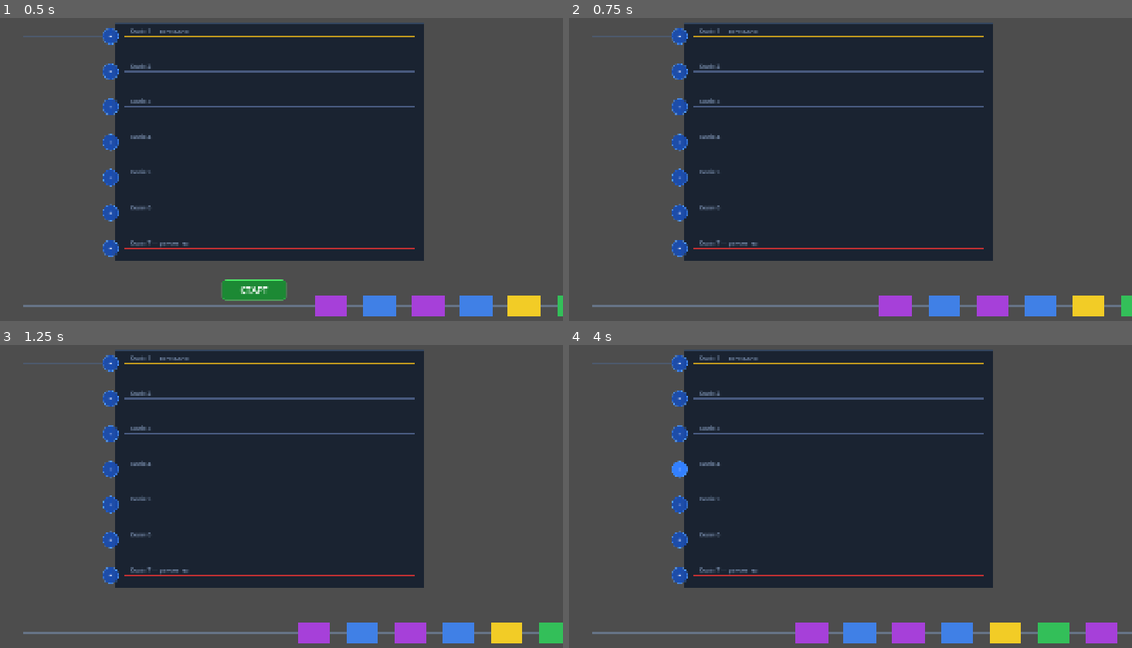
Above: before the commit, frames 1-4 (two rows, left to right).
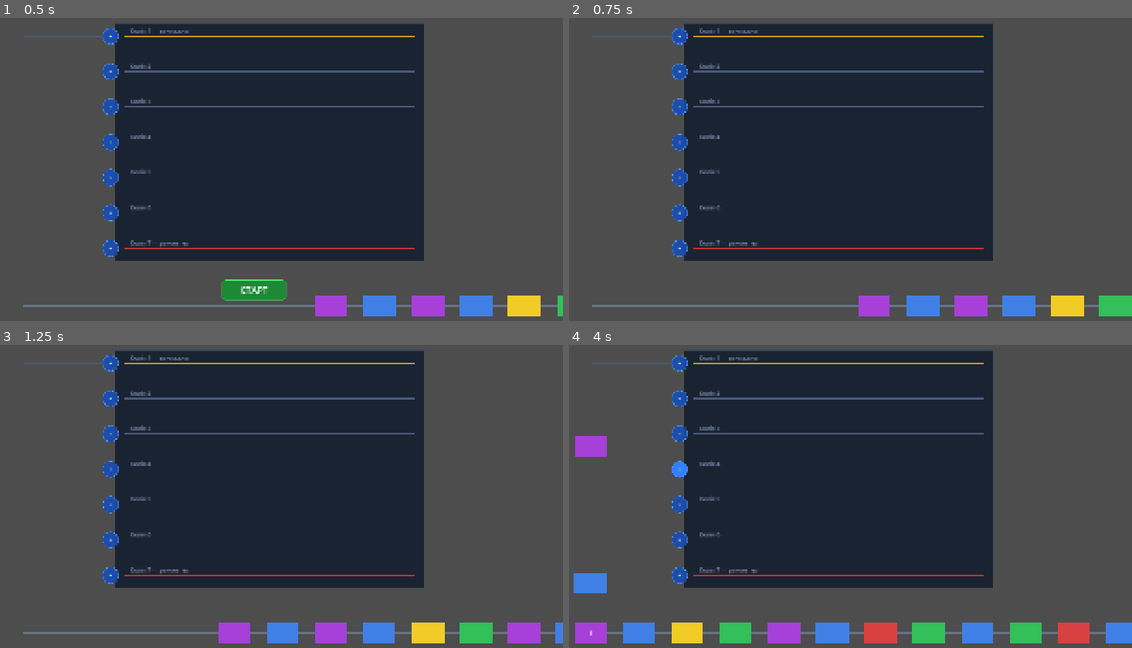
Above: after the commit, the same moments.

Repository: Fenimors99/shunting-game
Game: Godot game, scene res://scenes/GameScreen.tscn
Two runs of this game, one before a commit and one after it. Both use one fixed random seed, a clock stepped at 60 frames per second and the inputs below.
Inputs:
- Up to frame 1 (0.5 s): no input
- Up to frame 2 (0.75 s): click "СТАРТ" at 0.5 s
- Up to frame 3 (1.25 s): no input
- Up to frame 4 (4 s): click "+" at 1.25 s; click "+" at 2 s; click "+" at 2.75 s; click "+" at 3.5 s

Frame 1 is identical in both runs. In frame 2, 2.5% of the frame differs, in the area x 51-99%, y 91-99%; in frame 3, 3.6%; in frame 4, 6.4%, in the area x 0-100%, y 30-99%.

Commit message:
feat: track capacity and wagon placement, unified speed
- Layout: TRACK_CAPACITIES, TRACK_SLOT_SPACING, get_track_capacity(), get_slot_x(), unified SPEED=440
- Station: track state, place_wagon(), get_next_slot(), is_track_full(), disable button on full track
- GameScreen: animate wagon to actual slot, call place_wagon on arrival, block tap on full track
- Queue: use Layout.SPEED instead of local constant

Diff:
--- a/scripts/GameScreen.gd
+++ b/scripts/GameScreen.gd
@@ -1,6 +1,4 @@
 extends Node2D
-
-const ANIM_SPEED := 220.0   # px/сек
 
 @onready var queue:   WagonQueue = $Queue
 @onready var station: Node2D    = $Station
@@ -57,27 +55,24 @@
 # --- Тап на кружечок входу колії ---
 
 func _on_track_entry_tapped(track_index: int) -> void:
-	if queue.is_blocked():
+	if queue.is_blocked() and not station.is_track_full(track_index):
 		queue.resolve_block(track_index)
 
 # --- Анімація вагона: черга → поворот вгору → поворот вправо → колія ---
 
 func _on_wagon_entered_track(wagon: Wagon, track_index: int) -> void:
-	var target_y: float   = station.get_track_y(track_index)
-	var up_time: float    = abs(Layout.QUEUE_Y - target_y) / ANIM_SPEED
-	var right_time: float = abs(Layout.STATION_LEFT - Layout.JUNCTION_X) / ANIM_SPEED
+	var target_y: float  = station.get_track_y(track_index)
+	var target_x: float  = Layout.get_slot_x(station.get_next_slot(track_index))
+	var up_time: float    = abs(Layout.QUEUE_Y - target_y) / Layout.SPEED
+	var right_time: float = abs(target_x - Layout.JUNCTION_X) / Layout.SPEED
 
 	var tween := create_tween()
 	tween.set_trans(Tween.TRANS_SINE)
 	tween.set_ease(Tween.EASE_IN_OUT)
 
-	# 1. Рухається вгору до потрібної колії
 	tween.tween_property(wagon, "position:y", target_y, up_time)
-	# 2. Рухається вправо до входу на станцію
-	tween.tween_property(wagon, "position:x", Layout.STATION_LEFT + 20, right_time)
-	# 3. Вагон на місці — припинити анімацію
+	tween.tween_property(wagon, "position:x", target_x, right_time)
 	tween.tween_callback(func(): _wagon_arrived(wagon, track_index))
 
 func _wagon_arrived(wagon: Wagon, track_index: int) -> void:
-	print("Вагон стоїть на Колії ", track_index)
-	# TODO: передати вагон в Track (Етап 3)
+	station.place_wagon(wagon, track_index)
--- a/scripts/Layout.gd
+++ b/scripts/Layout.gd
@@ -16,8 +16,22 @@
 const TRACK_SPACING := 110.0
 const TRACK_COUNT   := 7
 
+# Єдина швидкість руху (черга + анімація), px/сек
+const SPEED := 440.0
+
 # Початкова X-позиція першого (переднього) вагона черги
 const QUEUE_START_X := 1200.0
 
+# Місткість колій (статична)
+const TRACK_CAPACITIES := { 1: 5, 2: 5, 3: 6, 4: 7, 5: 6, 6: 5, 7: 5 }
+# Відстань між вагонами на колії
+const TRACK_SLOT_SPACING := 120.0
+
 static func get_track_y(track_index: int) -> float:
 	return TRACK_TOP + (track_index - 1) * TRACK_SPACING
+
+static func get_track_capacity(track_index: int) -> int:
+	return TRACK_CAPACITIES.get(track_index, 5)
+
+static func get_slot_x(slot_index: int) -> float:
+	return STATION_LEFT + 20.0 + slot_index * TRACK_SLOT_SPACING
--- a/scripts/Queue.gd
+++ b/scripts/Queue.gd
@@ -3,7 +3,6 @@
 
 const WAGON_SCENE  := preload("res://scenes/Wagon.tscn")
 const WAGON_COUNT  := 50
-const QUEUE_SPEED  := 80.0   # px/сек
 const WAGON_GAP    := 150.0  # відстань між вагонами
 
 signal wagon_entered_track(wagon: Wagon, track_index: int)
@@ -33,7 +32,7 @@
 
 func _move_wagons(delta: float) -> void:
 	for w in _wagons:
-		w.position.x -= QUEUE_SPEED * delta
+		w.position.x -= Layout.SPEED * delta
 
 func _check_front_wagon() -> void:
 	if _wagons.is_empty():
--- a/scripts/Station.gd
+++ b/scripts/Station.gd
@@ -9,8 +9,29 @@
 
 signal track_entry_tapped(track_index: int)
 
+var _track_wagons: Array = []   # Array[Array[Wagon]]
+var _entry_buttons: Array = []  # Array[Button]
+
 func _ready() -> void:
+	_track_wagons.resize(Layout.TRACK_COUNT)
+	for i in Layout.TRACK_COUNT:
+		_track_wagons[i] = []
 	_create_entry_buttons()
+
+# --- Публічний API ---
+
+func get_next_slot(track_index: int) -> int:
+	return _track_wagons[track_index - 1].size()
+
+func place_wagon(wagon: Wagon, track_index: int) -> void:
+	var idx := track_index - 1
+	var slot: int = _track_wagons[idx].size()
+	_track_wagons[idx].append(wagon)
+	wagon.position = Vector2(Layout.get_slot_x(slot), get_track_y(track_index))
+	_refresh_button(track_index)
+
+func is_track_full(track_index: int) -> bool:
+	return _track_wagons[track_index - 1].size() >= Layout.get_track_capacity(track_index)
 
 func get_track_y(track_index: int) -> float:
 	return Layout.get_track_y(track_index)
@@ -75,6 +96,14 @@
 		var idx := i
 		btn.pressed.connect(func(): track_entry_tapped.emit(idx))
 		add_child(btn)
+		_entry_buttons.append(btn)
+
+func _refresh_button(track_index: int) -> void:
+	var btn: Button = _entry_buttons[track_index - 1]
+	if is_track_full(track_index):
+		btn.text = ""
+		btn.disabled = true
+		btn.add_theme_stylebox_override("disabled", _make_circle_style(Color(0.3, 0.15, 0.15, 0.6)))
 
 func _make_circle_style(color: Color) -> StyleBoxFlat:
 	var s := StyleBoxFlat.new()
